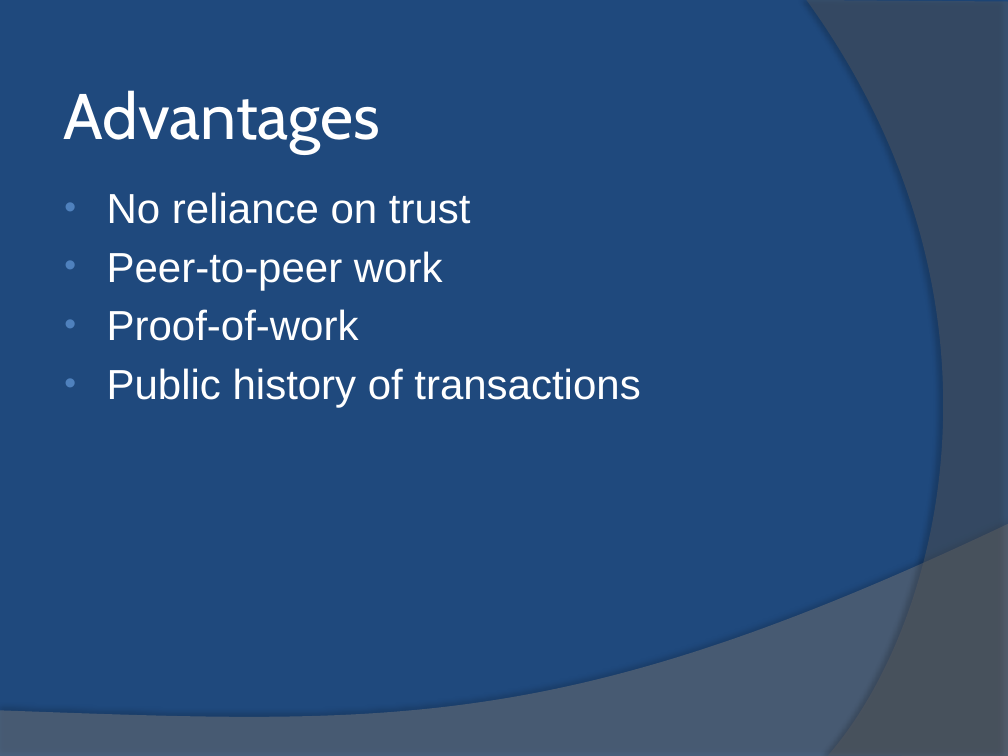
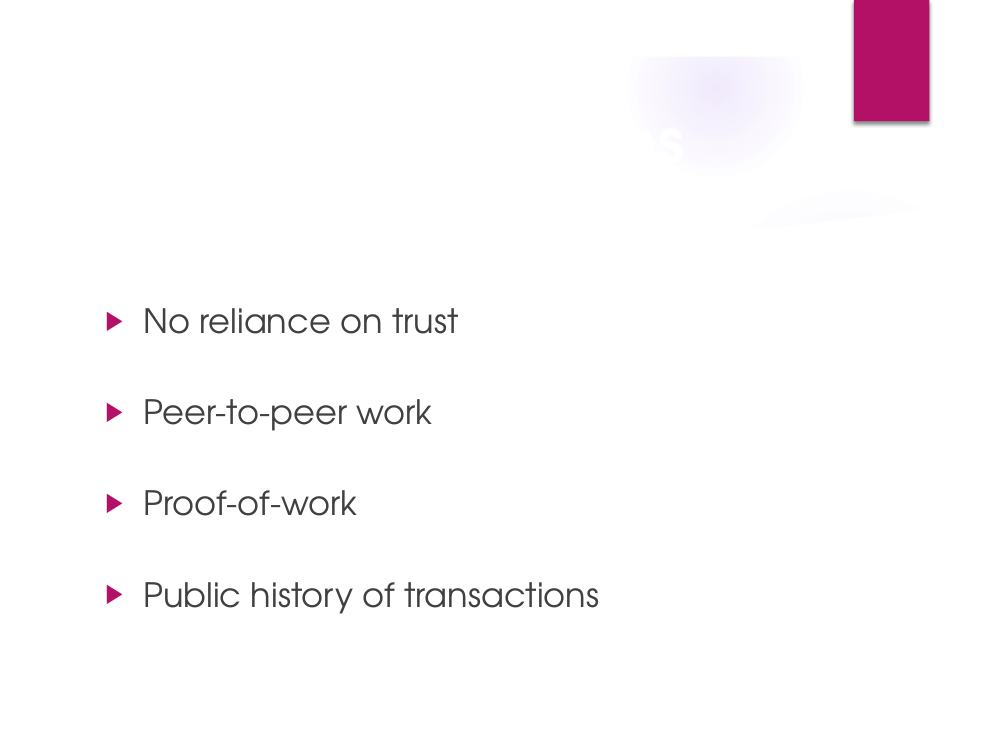
Before and after one commit to roncyrthomas/Blockchain, a slide deck: slide 10 of mp final/BlockCHain.pptx. Drawn at 1008x756 pixels with LibreOffice and Linux fonts; fonts in the diff are those of the drawing; background and template pictures are left out. Boxes give left, top, right and bottom in pixels: in the first picture for what was removed or moved away, otherwise in the second. Text is boxed around its words. In the diff, an @@ line names an element or a change of style, - is before the commit and + after.

```diff
--- a/mp final/BlockCHain.pptx
+++ b/mp final/BlockCHain.pptx
@@ background #1F497D to picture (left out) @@
@@ group added at (0,0,1008,756): 5 ellipses, 3 freeform shapes @@
@@ freeform shape removed at (806,0,1008,756) @@
@@ rectangle added at (854,0,929,121), fill #B31166 @@
@@ title "Advantages": place and size @@
-title "Advantages" at (64,90,380,153)
+title "Advantages" at (50,76,958,202)
@@ title "Advantages" at (50,76,958,202): size 46 to 44 pt, font Cabin to TeX Gyre Adventor, bold on; alignment left to centre @@
@@ text "No reliance on trust": place and size @@
-text "No reliance on trust" at (107,192,640,408)
+text "No reliance on trust" at (143,308,599,614)
@@ text "No reliance on trust" at (143,308,599,614): size 30 to 24 pt, font Arial to TeX Gyre Adventor, text colour #FFFFFF to #404040; alignment left to justified; bullet • to ▶; line spacing 1 to 1.5; more space between paragraphs; bullet colour #4F81BD to #B31166 @@
@@ freeform shape removed at (0,524,1008,756) @@
```
Also in this commit, not shown: 13 other slides changed, 2 other files.
